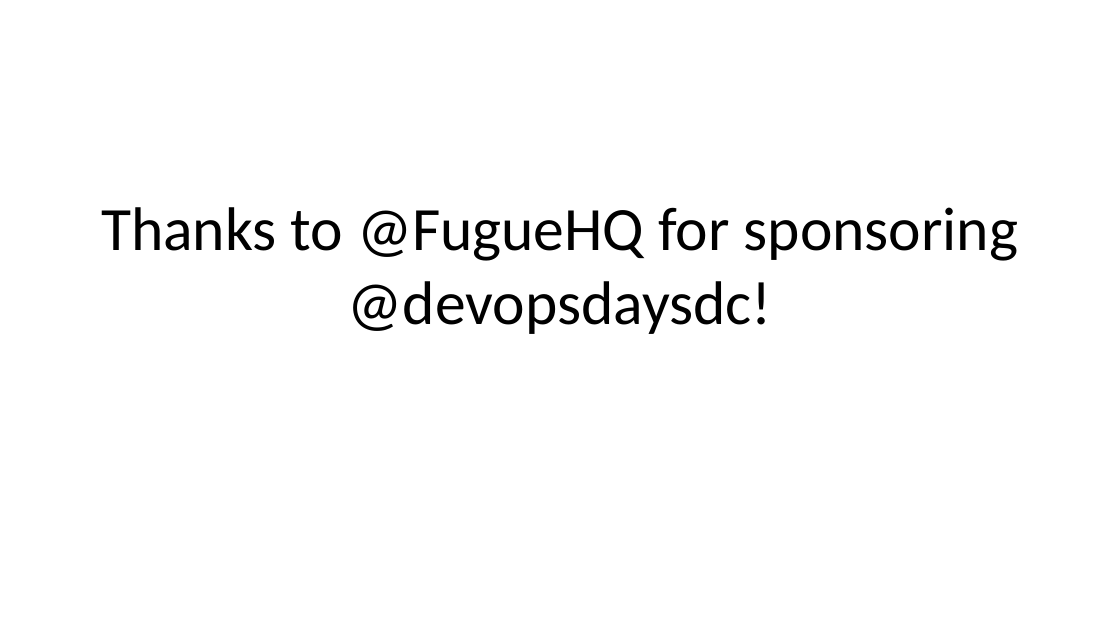
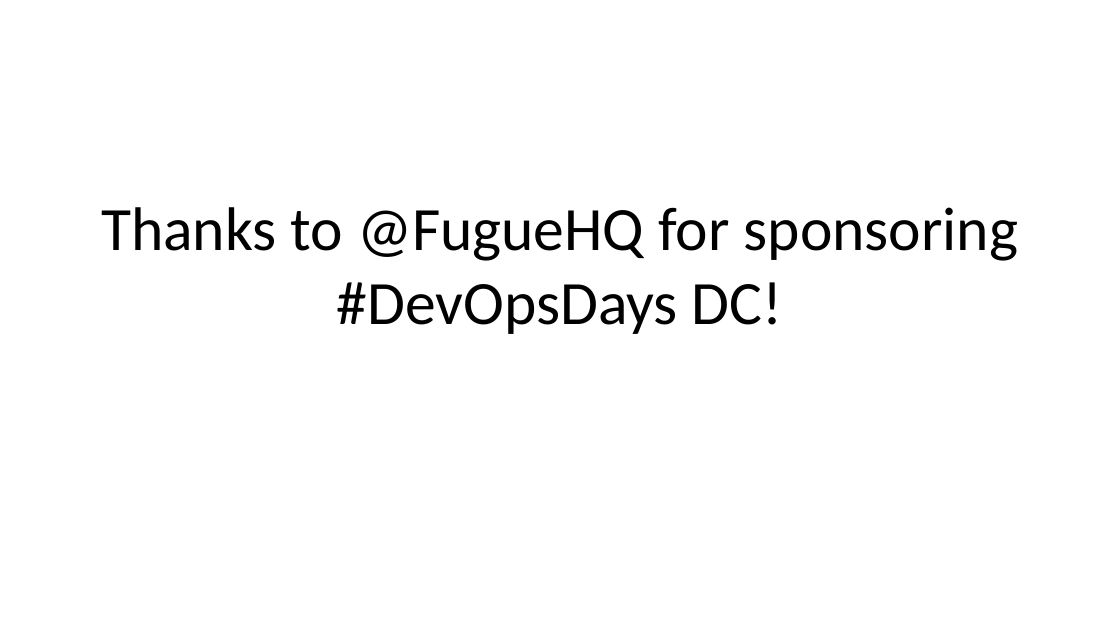
Before and after one commit to DevOpsDaysDC/planning, a slide deck: slide 7 of sponsor_pitches.pptx (slide 6 before the commit). Drawn at 1120x630 pixels with LibreOffice and Linux fonts; fonts in the diff are those of the drawing; background and template pictures are left out. Boxes give left, top, right and bottom in pixels: in the first picture for what was removed or moved away, otherwise in the second. Text is boxed around its words. In the diff, an @@ line names an element or a change of style, - is before the commit and + after.

```diff
--- a/sponsor_pitches.pptx
+++ b/sponsor_pitches.pptx
@@ title at [101, 207, 1019, 334]: text changed @@
-Thanks to @FugueHQ for sponsoring @devopsdaysdc!
+Thanks to @FugueHQ for sponsoring #DevOpsDays DC!
```
Also in this commit, not shown: 14 other slides changed, 5 slides added, 3 other files.
